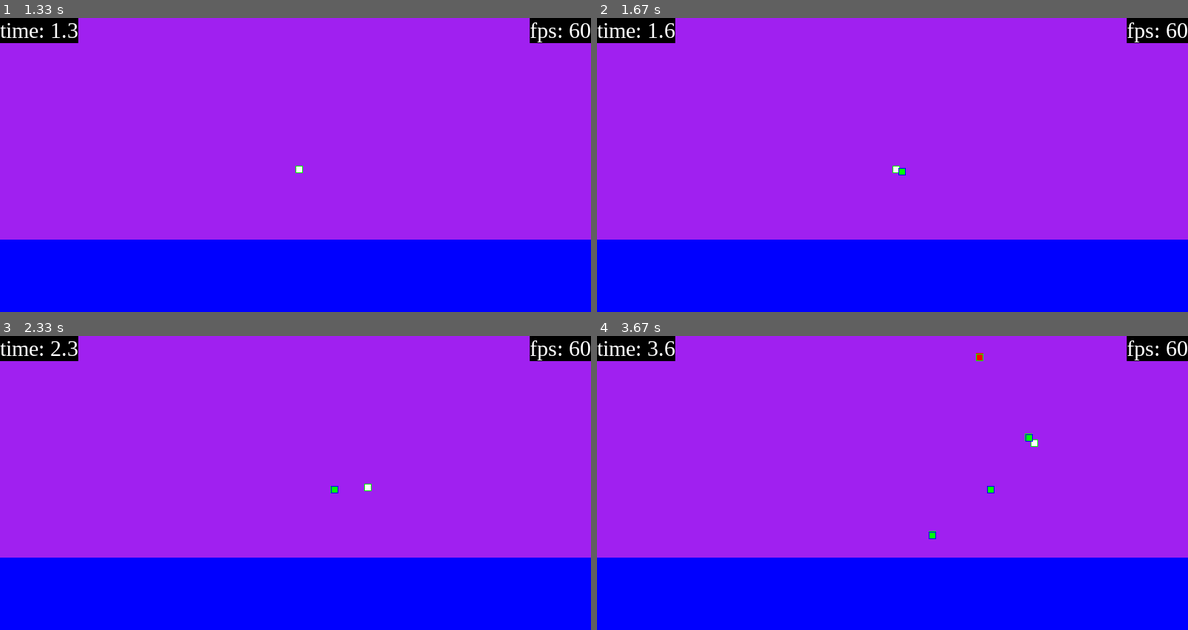
Above: before the commit, frames 1-4 (two rows, left to right).
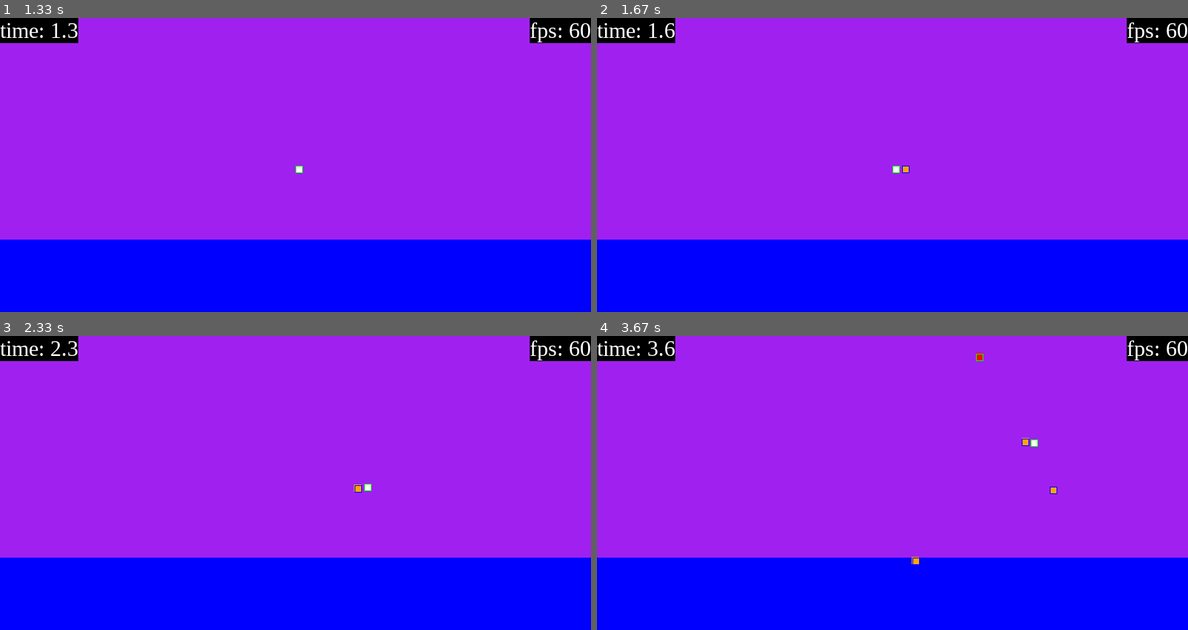
Above: after the commit, the same moments.

Repository: JPaoloMaloles/Pygame-Shooter
Game: pygame game, started from gamecycle.py
The game is run twice, just before and just after one commit, with the same random seed, the same clock (stepped at 60 frames per second) and the same inputs.
Inputs (mouse positions are in pixels of both pictures, inside the frame that each line leads up to):
- Up to frame 1 (1.33 s): tap Space at 0.33, 1.17 s; hold Esc 0.67-1.13 s; hold D 0.67-1.13 s
- Up to frame 2 (1.67 s): press the mouse at (1010, 167) at 1.53 s; move the mouse to (845, 173) at 1.63 s
- Up to frame 3 (2.33 s): release the mouse at (82, 497) at 1.77 s; hold D 1.83-2.3 s; move the mouse to (378, 418) at 1.87 s
- Up to frame 4 (3.67 s): press the mouse at (1010, 485) at 2.37 s; move the mouse to (927, 532) at 2.47 s; release the mouse at (851, 577) at 2.6 s; hold W 2.67-2.97 s; hold D 3-3.47 s; click (685, 403) at 3.55 s

Frame 1 is identical in both runs. In frame 2, less than 0.1% of the frame differs, in the area x 51-53%, y 50-54%; in frame 3, less than 0.1%; in frame 4, 0.2%, in the area x 53-78%, y 33-78%.

Commit message:
Added ClassicProjectile

Diff:
--- a/Projectiles.py
+++ b/Projectiles.py
@@ -1,4 +1,7 @@
 import pygame
+import math
+
+
 class ProjectileClass:
     def __init__(self, input):
         self.color = input["color"]
@@ -13,6 +16,50 @@
         display_surface.blit(self.surface, self.position)
         # print(f"Projectile rendered at {self.position}")
         pygame.draw.rect(display_surface, 'Blue', self.rectangle, 1)
+
+
+class ClassicProjectile(ProjectileClass):
+    def __init__(self, input):
+        super().__init__(input)
+        self.target_position = input['mouse_position']
+        self.initial_x_position = input['x_position']
+        self.initial_y_position = input['y_position']
+        self.go_right = input['go_right']
+        self.go_down = input['go_down']
+        self.angle = input['angle']
+
+    def shoot(self, dt):
+        match self.go_right:
+            case True:
+                self.position.x = self.position.x + \
+                    (math.cos(self.angle)*100) * dt
+            case False:
+                self.position.x = self.position.x - \
+                    (math.cos(self.angle)*100) * dt
+        match self.go_down:
+            case True:
+                self.position.y = self.position.y + \
+                    (math.sin(self.angle)*100) * dt
+            case False:
+                self.position.y = self.position.y - \
+                    (math.sin(self.angle)*100) * dt
+
+        # This one speeds up and down based on distance from self on click
+        # match self.go_right:
+        #     case True:
+        #         self.position.x = self.position.x + \
+        #             ((self.target_position.x - self.initial_x_position) * dt)
+        #     case False:
+        #         self.position.x = self.position.x - \
+        #             ((self.initial_x_position - self.target_position.x) * dt)
+        # match self.go_down:
+        #     case True:
+        #         self.position.y = self.position.y + \
+        #             ((self.target_position.y - self.initial_y_position) * dt)
+        #     case False:
+        #         self.position.y = self.position.y - \
+        #             ((self.initial_y_position - self.target_position.y) * dt)
+
 
 class BlastProjectile(ProjectileClass):
     def __init__(self, input):
@@ -39,8 +86,6 @@
                 self.position.y = self.position.y - \
                     ((self.target_position.y - self.position.y) /
                      ((self.target_position.y - self.position.y)/60)) * dt
-
-
 
 
 class FollowProjectile(ProjectileClass):
--- a/gamecycle.py
+++ b/gamecycle.py
@@ -4,14 +4,15 @@
 import time
 from Player import PlayerClass
 from Enemy import EnemyClass
-from Projectiles import ProjectileClass, BlastProjectile, FollowProjectile
+from Projectiles import ProjectileClass, ClassicProjectile, BlastProjectile, FollowProjectile
+import math
 
 
 pygame.init()
-display_surface = pygame.display.set_mode((800,400))
+display_surface = pygame.display.set_mode((800, 400))
 running = True
 game_running = False
-player_objects = [] #Make sure when ending games to set this to 0
+player_objects = []  # Make sure when ending games to set this to 0
 enemy_objects = []
 dying_enemy_ids = []
 dying_projectile_ids = []
@@ -20,6 +21,7 @@
 time_since_last_projectile_created = 0
 clock = pygame.time.Clock()
 dt = 0
+
 
 def out_of_bounds(player_position, player_surface):
     # stops player from leaving the screen
@@ -36,6 +38,7 @@
         player_position.y = 0
         print('top boundary')
 
+
 def time_display(time_passed):
     time_passed_text = pygame.font.SysFont(
         'timesnewroman',  30).render(f'time: {time_passed}', True, "white", "black")
@@ -46,6 +49,7 @@
     display_surface.blit(time_passed_text, (0, 0))
     display_surface.blit(
         fps_text, (display_surface.get_width()-fps_text.get_width(), 0))
+
 
 def create_enemy():
     if time_passed % 3 == 0:
@@ -57,13 +61,14 @@
             last_enemy_creation_timestamp.append(time_passed)
             print(f'pastprojectiles 0: {last_enemy_creation_timestamp[0]}')
             enemy_objects[len(enemy_objects) - 1] = EnemyClass(
-                {'color': 'red', 'x_position': player_position.x, 'y_position': random.randint(0, display_surface.get_height()), 'display_surface':display_surface})
+                {'color': 'red', 'x_position': player_position.x, 'y_position': random.randint(0, display_surface.get_height()), 'display_surface': display_surface})
             print(
                 f'pastprojectiles AFTER: {enemy_objects[len(enemy_objects) - 1]}')
             enemy_objects[0].fill(display_surface)
 
         if len(last_enemy_creation_timestamp) > 1:
             last_enemy_creation_timestamp.pop(0)
+
 
 def player_enemy_collision(player_rect):
     continue_game = True
@@ -71,6 +76,7 @@
         if pygame.Rect.colliderect(player_rect, enemy.rectangle):
             continue_game = False
     return continue_game
+
 
 def projectile_enemy_collision(projectile_rect, projectile_index):
     print(f'number of enemies: {len(enemy_objects)}')
@@ -82,6 +88,7 @@
                 dying_enemy_ids.append(index)
 
     return dying_enemy_ids, dying_projectile_ids
+
 
 def player_movement(player_position):
     keys = pygame.key.get_pressed()
@@ -94,10 +101,38 @@
     if keys[pygame.K_d]:
         player_position.x += 200 * dt
 
+
 def player_click(time_since_last_projectile_created):
     mouse_click = pygame.mouse.get_pressed()
     if time_passed - time_since_last_projectile_created >= 1:
         if mouse_click[0]:
+            time_since_last_projectile_created = time_passed
+            go_right = False
+            go_down = False
+            target_position = pygame.Vector2(0, 0)
+            existing_projectiles.append("f")
+
+            target_position = pygame.Vector2(
+                pygame.mouse.get_pos()[0], pygame.mouse.get_pos()[1])
+            if target_position.x > player_position.x:
+                go_right = True
+            else:
+                go_right = False
+
+            if target_position.y > player_position.y:
+                go_down = True
+            else:
+                go_down = False
+
+            x_length_diff = abs(target_position.x-player_position.x)
+            y_length_diff = abs(target_position.y-player_position.y)
+            hypotenuse = math.hypot(x_length_diff, y_length_diff)
+
+            angle = math.acos(x_length_diff/hypotenuse)
+
+            existing_projectiles[len(existing_projectiles)-1] = ClassicProjectile(
+                {'color': 'orange', 'x_position': player_position.x, 'y_position': player_position.y, 'mouse_position': target_position, 'go_right': go_right, 'go_down': go_down, 'angle': angle})
+        if mouse_click[1]:
             time_since_last_projectile_created = time_passed
             existing_projectiles.append("f")
             existing_projectiles[len(existing_projectiles)-1] = BlastProjectile(
@@ -112,7 +147,6 @@
     return time_since_last_projectile_created
 
 
-
 # ------------------------------------------------------ game cycle
 while running:
     time_passed = round(pygame.time.get_ticks() * 0.001, 1)
@@ -123,10 +157,12 @@
         if event.type == pygame.KEYDOWN:
             if event.key == pygame.K_SPACE:
                 if len(player_objects) == 0:
-                    player_position = pygame.Vector2(display_surface.get_width() / 2, display_surface.get_height() / 2)
+                    player_position = pygame.Vector2(
+                        display_surface.get_width() / 2, display_surface.get_height() / 2)
                     print(f'{player_position}')
                     player_objects.append('a')
-                    player_objects[len(player_objects)-1] = PlayerClass({'player_position': player_position, 'player_color':'white', 'player_surface':pygame.Surface((10, 10))})
+                    player_objects[len(player_objects)-1] = PlayerClass(
+                        {'player_position': player_position, 'player_color': 'white', 'player_surface': pygame.Surface((10, 10))})
                     print('player created')
                     game_running = True
 
@@ -142,7 +178,7 @@
             if event.type == pygame.QUIT:
                 pygame.quit()
                 exit()
-            if event.type ==  pygame.KEYDOWN:
+            if event.type == pygame.KEYDOWN:
                 if event.key == pygame.K_ESCAPE:
                     player_objects = []
                     enemy_objects = []
@@ -159,7 +195,8 @@
     #         print(player)
     #     print('=====')
         player_movement(player_position)
-        time_since_last_projectile_created = player_click(time_since_last_projectile_created)
+        time_since_last_projectile_created = player_click(
+            time_since_last_projectile_created)
         # keys = pygame.key.get_pressed()
         # if keys[pygame.K_w]:
         #     player_position.y -= 300 * dt
@@ -176,13 +213,13 @@
         # ------------------------------------------------------ rendering graphics
         display_surface.fill('Purple')
         display_surface.blit(
-                floor_surface, (0, display_surface.get_height() - floor_surface.get_height()))
+            floor_surface, (0, display_surface.get_height() - floor_surface.get_height()))
 
         time_display(time_passed)
         for enemy in enemy_objects:
             enemy.chase(player_position)
             enemy.fill(display_surface)
-            #put missile collision here
+            # put missile collision here
 
         for player in player_objects:
             out_of_bounds(player_position, player.player_surface)
@@ -195,7 +232,8 @@
             if getattr(projectile, 'tracking', False):
                 projectile.tracking(dt)
             projectile.fill(display_surface)
-            dying_enemy_ids, dying_projectile_ids = projectile_enemy_collision(projectile.rectangle, index)
+            dying_enemy_ids, dying_projectile_ids = projectile_enemy_collision(
+                projectile.rectangle, index)
             # print('======================================')
             # print('======================================')
             # print(f'length of enemy ids, length of projectile ids: {len(dying_enemy_ids)} and {len(dying_projectile_ids)}')
@@ -207,7 +245,8 @@
             enemy_objects.pop(id)
         for id in dying_projectile_ids:
             print(f'THE PROJECTILE ID IS {id}')
-            print(f'length of existing_projectiles: {len(existing_projectiles)}')
+            print(
+                f'length of existing_projectiles: {len(existing_projectiles)}')
             existing_projectiles.pop(id)
 
         dying_enemy_ids = []
@@ -219,7 +258,6 @@
             existing_projectiles = []
             last_enemy_creation_timestamp = []
 
-
         pygame.display.flip()
         print(f'gamerunning is : {game_running}')
     time_display(time_passed)
@@ -227,10 +265,4 @@
     pygame.display.flip()
 
 
-
-
-
-
-
-
 pygame.quit()
